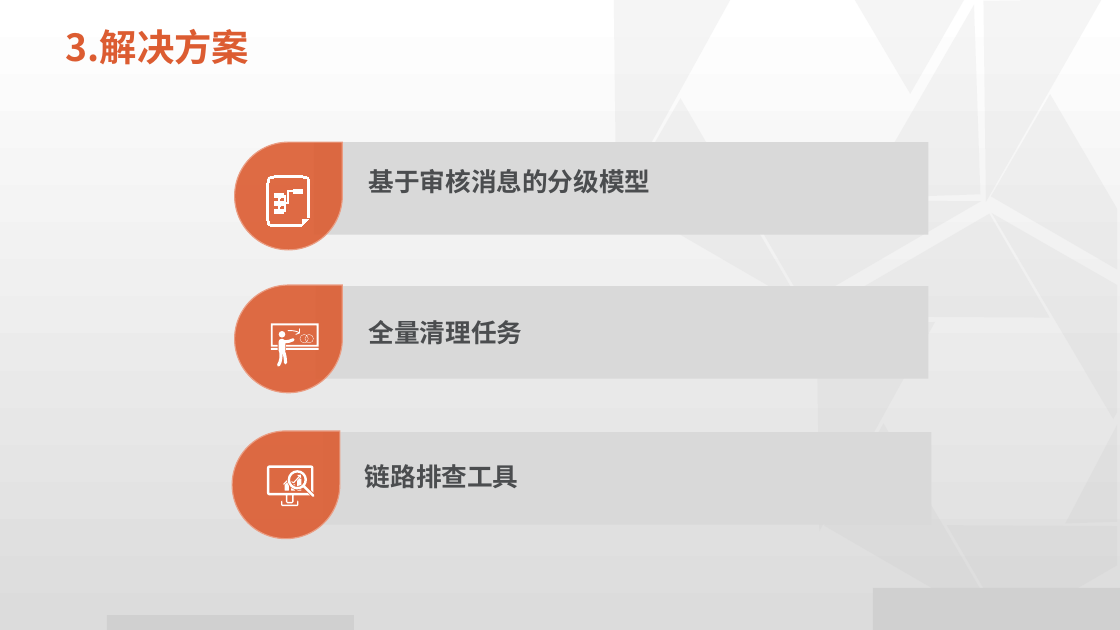
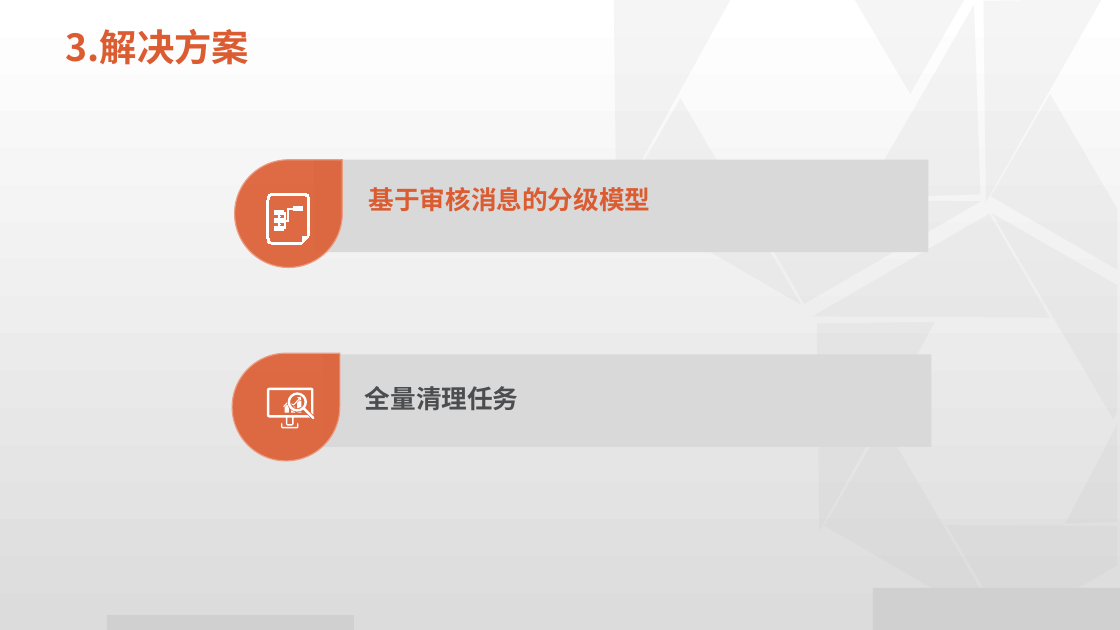
Before and after one commit to physicsLoveJava/java-miscellaneous, a slide deck: slide 8 of tech-interview/a-task/实习总结预展示板-新版.pptx. Drawn at 1120x630 pixels with LibreOffice and Linux fonts; fonts in the diff are those of the drawing; grey boxes stand for pictures; background and template pictures are left out. Boxes give left, top, right and bottom in pixels: in the first picture for what was removed or moved away, otherwise in the second. Text is boxed around its words. In the diff, an @@ line names an element or a change of style, - is before the commit and + after.

```diff
--- a/tech-interview/a-task/实习总结预展示板-新版.pptx
+++ b/tech-interview/a-task/实习总结预展示板-新版.pptx
@@ teardrop: place and size @@
-teardrop at box(234, 142, 342, 250)
+teardrop at box(234, 160, 342, 267)
@@ rectangle: place and size @@
-rectangle at box(314, 142, 929, 234)
+rectangle at box(314, 160, 929, 252)
@@ text "基于审核消息的分级模型": place and size @@
-text "基于审核消息的分级模型" at box(369, 169, 651, 193)
+text "基于审核消息的分级模型" at box(369, 187, 651, 212)
@@ text "基于审核消息的分级模型" at box(369, 187, 651, 212): text colour #4B4D4F to #DC5C31 @@
@@ freeform shape: place and size @@
-freeform shape at box(267, 176, 310, 226)
+freeform shape at box(267, 193, 310, 244)
@@ teardrop removed at box(234, 285, 342, 392) @@
@@ rectangle removed at box(316, 287, 929, 379) @@
@@ freeform shape removed at box(271, 323, 319, 366) @@
@@ teardrop: place and size @@
-teardrop at box(232, 431, 339, 539)
+teardrop at box(232, 353, 339, 460)
@@ rectangle: place and size @@
-rectangle at box(323, 432, 932, 524)
+rectangle at box(323, 355, 932, 447)
@@ freeform shape: place and size @@
-freeform shape at box(267, 465, 315, 506)
+freeform shape at box(267, 388, 315, 429)
@@ text "全量清理任务": place and size @@
-text "全量清理任务" at box(369, 320, 523, 345)
+text "全量清理任务" at box(365, 386, 519, 411)
@@ text removed at box(365, 464, 519, 489) @@
-链路排查工具
```
Also in this commit, not shown: 10 other slides changed, 4 slides added, 2 slides removed.
